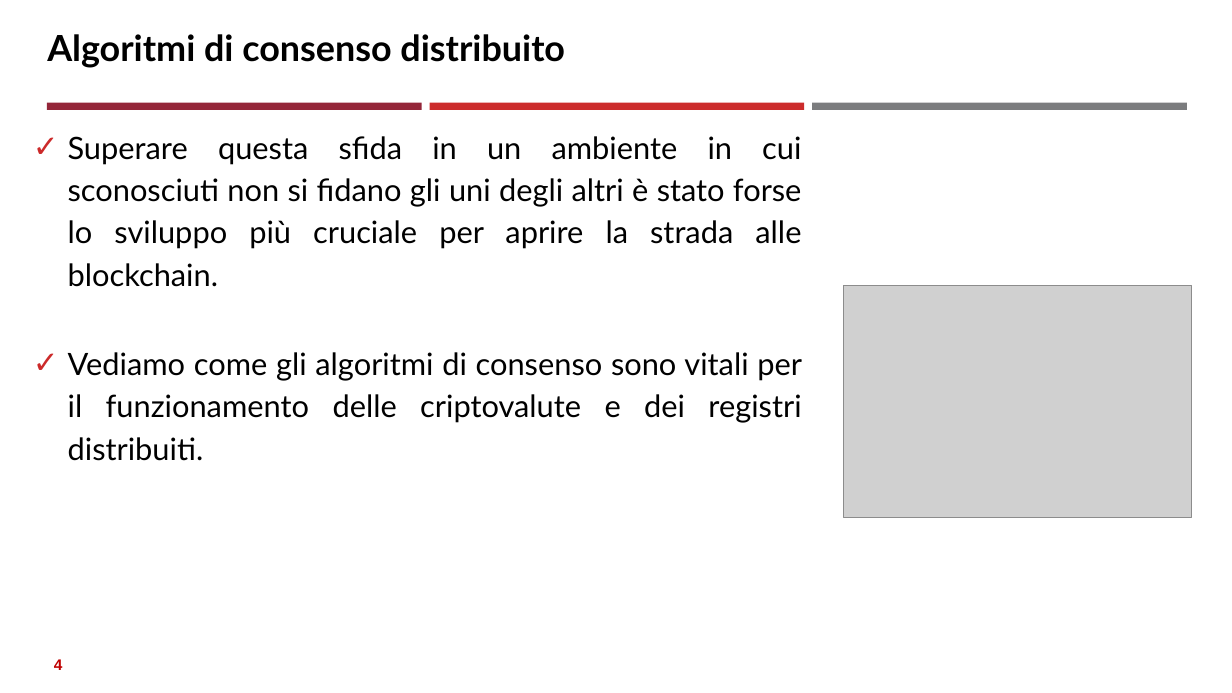
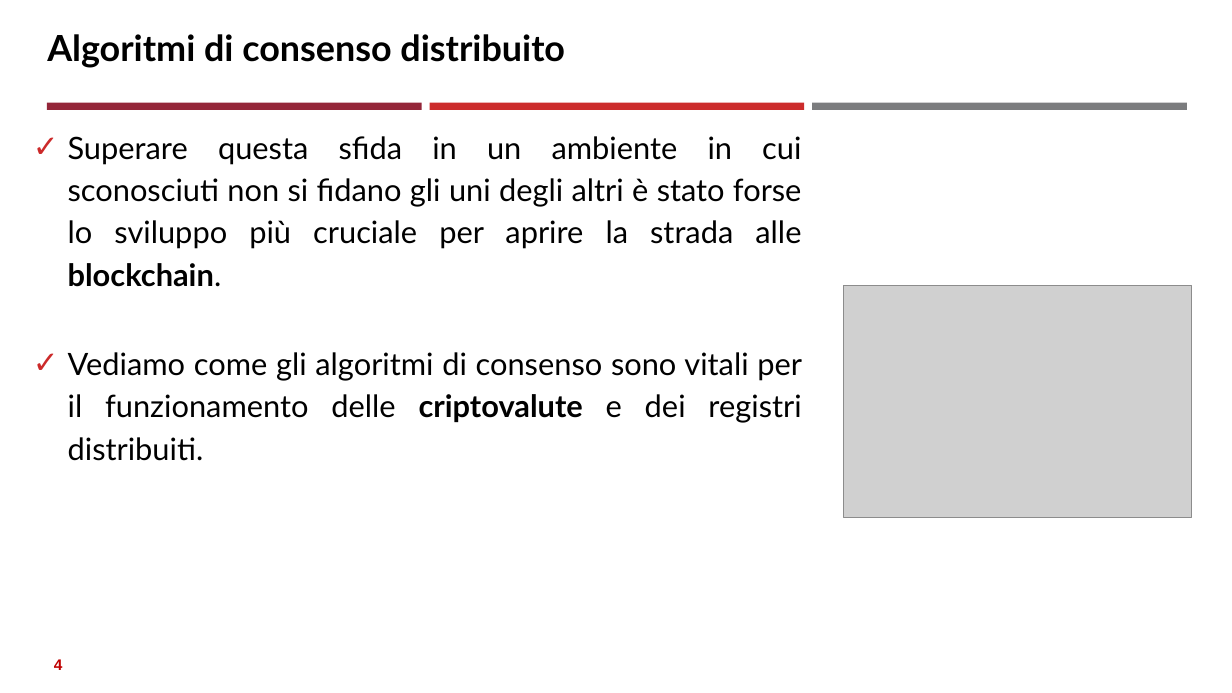
Before and after one commit to neural1977/data_science_interview_material, a slide deck: slide 4 of Assicurazioni/Algoritmi di consenso distribuito_ita.pptx. Drawn at 1232x693 pixels with LibreOffice and Linux fonts; fonts in the diff are those of the drawing; grey boxes stand for pictures. Boxes give left, top, right and bottom in pixels: in the first picture for what was removed or moved away, otherwise in the second. Text is boxed around its words. In the diff, an @@ line names an element or a change of style, - is before the commit and + after.

```diff
--- a/Assicurazioni/Algoritmi di consenso distribuito_ita.pptx
+++ b/Assicurazioni/Algoritmi di consenso distribuito_ita.pptx
@@ text "Superare questa sfida in un ..." at (68, 136, 802, 461): bold on in "blockchain.", "criptovalute" @@
```
Also in this commit, not shown: 1 other slide changed, 4 slides added, 2 other files.
